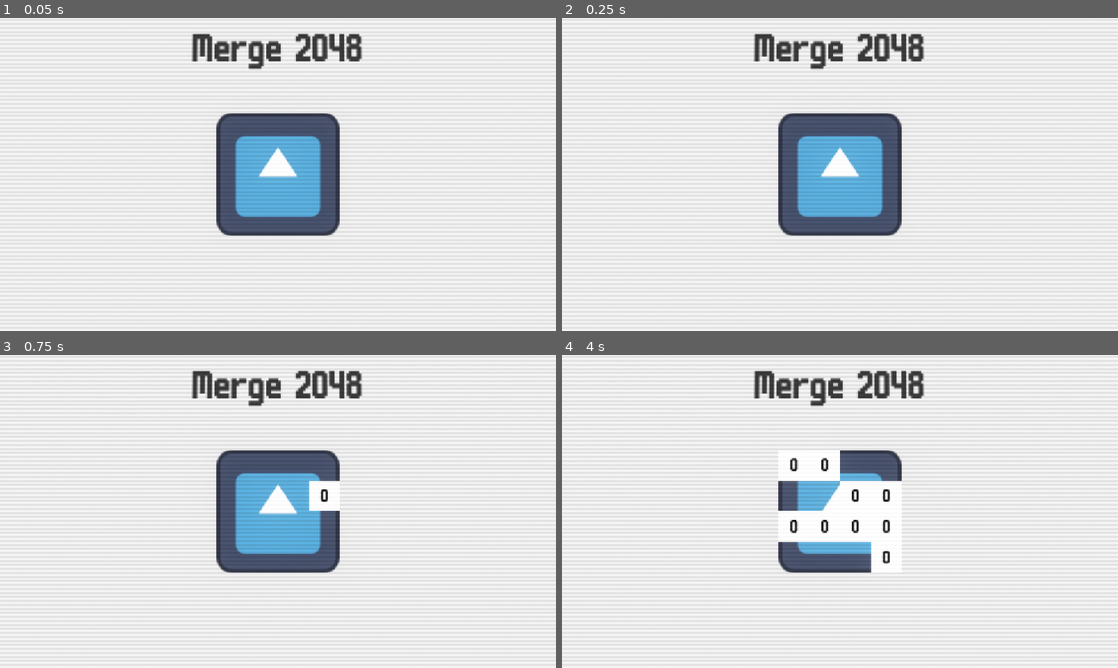
Above: before the commit, frames 1-4 (two rows, left to right).
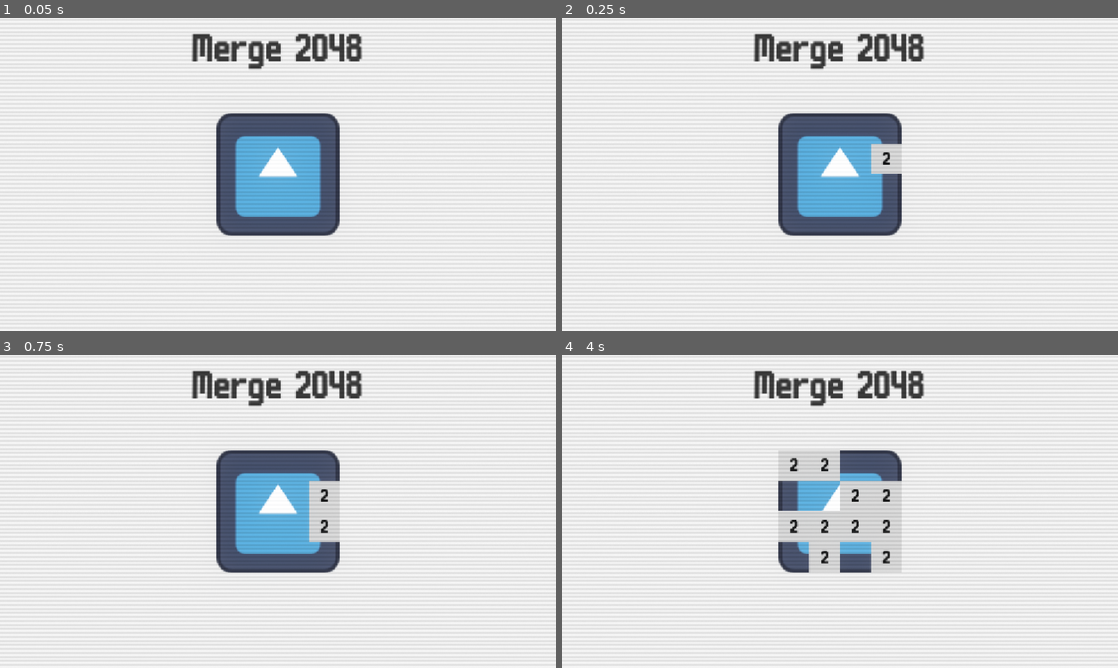
Above: after the commit, the same moments.

Repository: ancoder-games/2048
Game: Godot game, scene res://src/core/main/main.tscn
The game is run twice, just before and just after one commit, with the same random seed, the same clock (stepped at 60 frames per second) and the same inputs. The engine's default icon, where the game draws it, is replaced by a stand-in: a white triangle on a blue panel in a dark square.
Inputs (mouse positions are in pixels of both pictures, inside the frame that each line leads up to):
- Up to frame 1 (0.05 s): no input
- Up to frame 2 (0.25 s): no input
- Up to frame 3 (0.75 s): tap Enter (ui_accept) at 0.5 s; move the mouse to (400, 495) at 0.52 s; hold Right from 0.53 s (still down); tap Alt at 0.6 s; click (400, 495) at 0.67 s
- Up to frame 4 (4 s): tap Enter (ui_accept) at 0.77, 1.25, 1.52, 2, 2.75, 3.02, 3.5, 3.77 s; move the mouse to (728, 527) at 1.27 s; release Right at 1.28 s; hold Down (down, bound only after the commit) 1.28-2.03 s; tap Shift at 1.35, 2.85 s; move the mouse to (895, 442) at 2.02 s; hold Right 2.03-2.78 s; tap Alt at 2.1, 3.6 s; move the mouse to (812, 574) at 2.77 s; hold Up 2.78-3.53 s; click (812, 574) at 2.92 s; move the mouse to (1006, 558) at 3.52 s; hold Left from 3.53 s (still down)

Frame 1 is identical in both runs. In frame 2, 0.5% of the frame differs, in the area x 55-62%, y 40-50%; in frame 3, 1.0%; in frame 4, 5.3%, in the area x 38-62%, y 30-70%.

Commit message:
add rotation to the grid

Diff:
--- a/project.godot
+++ b/project.godot
@@ -40,3 +40,26 @@
 [gui]
 
 theme/custom="uid://b27thx5c4hch2"
+
+[input]
+
+up={
+"deadzone": 0.2,
+"events": [Object(InputEventKey,"resource_local_to_scene":false,"resource_name":"","device":-1,"window_id":0,"alt_pressed":false,"shift_pressed":false,"ctrl_pressed":false,"meta_pressed":false,"pressed":false,"keycode":0,"physical_keycode":4194320,"key_label":0,"unicode":0,"location":0,"echo":false,"script":null)
+]
+}
+down={
+"deadzone": 0.2,
+"events": [Object(InputEventKey,"resource_local_to_scene":false,"resource_name":"","device":-1,"window_id":0,"alt_pressed":false,"shift_pressed":false,"ctrl_pressed":false,"meta_pressed":false,"pressed":false,"keycode":0,"physical_keycode":4194322,"key_label":0,"unicode":0,"location":0,"echo":false,"script":null)
+]
+}
+left={
+"deadzone": 0.2,
+"events": [Object(InputEventKey,"resource_local_to_scene":false,"resource_name":"","device":-1,"window_id":0,"alt_pressed":false,"shift_pressed":false,"ctrl_pressed":false,"meta_pressed":false,"pressed":false,"keycode":0,"physical_keycode":4194319,"key_label":0,"unicode":0,"location":0,"echo":false,"script":null)
+]
+}
+right={
+"deadzone": 0.2,
+"events": [Object(InputEventKey,"resource_local_to_scene":false,"resource_name":"","device":-1,"window_id":0,"alt_pressed":false,"shift_pressed":false,"ctrl_pressed":false,"meta_pressed":false,"pressed":false,"keycode":0,"physical_keycode":4194321,"key_label":0,"unicode":0,"location":0,"echo":false,"script":null)
+]
+}
--- a/src/gameplay/2048/board/board.gd
+++ b/src/gameplay/2048/board/board.gd
@@ -3,9 +3,10 @@
 const TILE_SIZE: float = 64.0
 
 var board: Grid4x4 = Grid4x4.new()
+var tiles: Dictionary[Vector2i, Tile] = {}
 
 func _ready() -> void:
-	pass
+	add_random_value(2)
 
 func _physics_process(_delta: float) -> void:
 	if Input.is_action_just_pressed("ui_accept"):
@@ -20,6 +21,24 @@
 
 func add_tile(pos: Vector2i, value: int) -> void:
 	var tile: Tile = Tile.create(value)
+	tiles[pos] = tile
 	add_child(tile)
 	tile.position = (pos * TILE_SIZE) + ((TILE_SIZE / 2) * Vector2i.ONE) - ((TILE_SIZE * 2) * Vector2.ONE)
-	print(tile.position)
+
+## Direction:
+## DOWN  0 (Do zero rotations)
+## RIGHT 1 (Do one rotation)
+## UP    2 (Do two rotations)
+## LEFT  3 (Do three rotations)
+func perform_move(dir: int) -> void:
+	# First rotate the board
+	for _i: int in dir:
+		board.rotate_cw()
+
+	for y: int in range(2, 0, -1):
+		for x: int in range(0, 4, 1):
+			pass
+
+	# Return the board to its normal orientation
+	for _i: int in dir:
+		board.rotate_ccw()
--- a/src/gameplay/2048/board/grid.gd
+++ b/src/gameplay/2048/board/grid.gd
@@ -10,6 +10,9 @@
 
 func _init() -> void:
     _grid = Projection(EMPTY_ROW, EMPTY_ROW, EMPTY_ROW, EMPTY_ROW)
+
+func _to_string() -> String:
+    return str(_grid)
 
 func get_cell(pos: Vector2i) -> int:
     return _grid[pos.y][pos.x]
@@ -25,5 +28,24 @@
                 empty.append(Vector2i(x, y))
     return empty
 
-func _to_string() -> String:
-    return str(_grid)
+func move_down() -> void:
+    pass
+
+## Rotates clockwise once,
+## 1 Time  =  Left face down
+## 2 Times =  Top face down
+## 3 Times =  Right face down
+func rotate_cw() -> void:
+    var new_grid: Projection = Projection()
+    for y: int in 4:
+        for x: int in 4:
+            new_grid[3 - y][x] = get_cell(Vector2i(x, y))
+    _grid = new_grid
+
+## Rotates counter-clockwise once,
+## 1 Time  =  Left face down
+## 2 Times =  Top face down
+## 3 Times =  Right face down
+func rotate_ccw() -> void:
+    for _i: int in 3:
+        rotate_cw()
--- a/src/gameplay/2048/tile/tile.gd
+++ b/src/gameplay/2048/tile/tile.gd
@@ -3,9 +3,34 @@
 
 const SCENE: PackedScene = preload("uid://ccxy34shwjvac")
 
+const COLORS: Dictionary[int, Color] = {
+	2: Color8(181, 181, 181),
+	4: Color8(165, 219, 76),
+	8: Color8(219, 153, 76),
+	16: Color8(84, 213, 219),
+	32: Color8(84, 102, 219),
+	64: Color8(168, 84, 219),
+	128: Color8(219, 84, 84),
+	256: Color8(84, 219, 123),
+	512: Color8(215, 84, 219),
+	1024: Color8(84, 136, 219),
+	2048: Color8(219, 210, 84),
+	-1: Color8(51, 51, 51), # #333333
+}
+
 @export var value: int = 0
+
+@onready var value_label: Label = %Value
 
 static func create(p_value: int) -> Tile:
 	var tile: Tile = SCENE.instantiate()
 	tile.value = p_value
 	return tile
+
+func _ready() -> void:
+	if value in COLORS:
+		self_modulate = COLORS[value]
+	else:
+		self_modulate = COLORS[-1]
+
+	value_label.text = str(value)
--- a/src/gameplay/2048/tile/tile.tscn
+++ b/src/gameplay/2048/tile/tile.tscn
@@ -7,12 +7,49 @@
 font_size = 38
 font_color = Color(0, 0, 0, 1)
 
+[sub_resource type="Animation" id="Animation_1k2ii"]
+length = 0.001
+tracks/0/type = "value"
+tracks/0/imported = false
+tracks/0/enabled = true
+tracks/0/path = NodePath(".:scale")
+tracks/0/interp = 1
+tracks/0/loop_wrap = true
+tracks/0/keys = {
+"times": PackedFloat32Array(0),
+"transitions": PackedFloat32Array(1),
+"update": 0,
+"values": [Vector2(1, 1)]
+}
+
+[sub_resource type="Animation" id="Animation_pnotm"]
+resource_name = "appear"
+length = 0.19999999999999998
+tracks/0/type = "value"
+tracks/0/imported = false
+tracks/0/enabled = true
+tracks/0/path = NodePath(".:scale")
+tracks/0/interp = 2
+tracks/0/loop_wrap = true
+tracks/0/keys = {
+"times": PackedFloat32Array(0, 0.19999999),
+"transitions": PackedFloat32Array(2, 1),
+"update": 0,
+"values": [Vector2(0.001, 0.001), Vector2(1, 1)]
+}
+
+[sub_resource type="AnimationLibrary" id="AnimationLibrary_1k2ii"]
+_data = {
+&"RESET": SubResource("Animation_1k2ii"),
+&"appear": SubResource("Animation_pnotm")
+}
+
 [node name="Tile" type="Sprite2D" unique_id=705134632]
 texture = ExtResource("1_aba2s")
 script = ExtResource("2_wj11w")
-value = null
 
-[node name="Label" type="Label" parent="." unique_id=1568125818]
+[node name="Value" type="Label" parent="." unique_id=1568125818]
+unique_name_in_owner = true
 anchors_preset = 15
 anchor_right = 1.0
 anchor_bottom = 1.0
@@ -26,3 +63,7 @@
 label_settings = SubResource("LabelSettings_h45xw")
 horizontal_alignment = 1
 vertical_alignment = 1
+
+[node name="AnimationPlayer" type="AnimationPlayer" parent="." unique_id=842370339]
+libraries/ = SubResource("AnimationLibrary_1k2ii")
+autoplay = &"appear"
